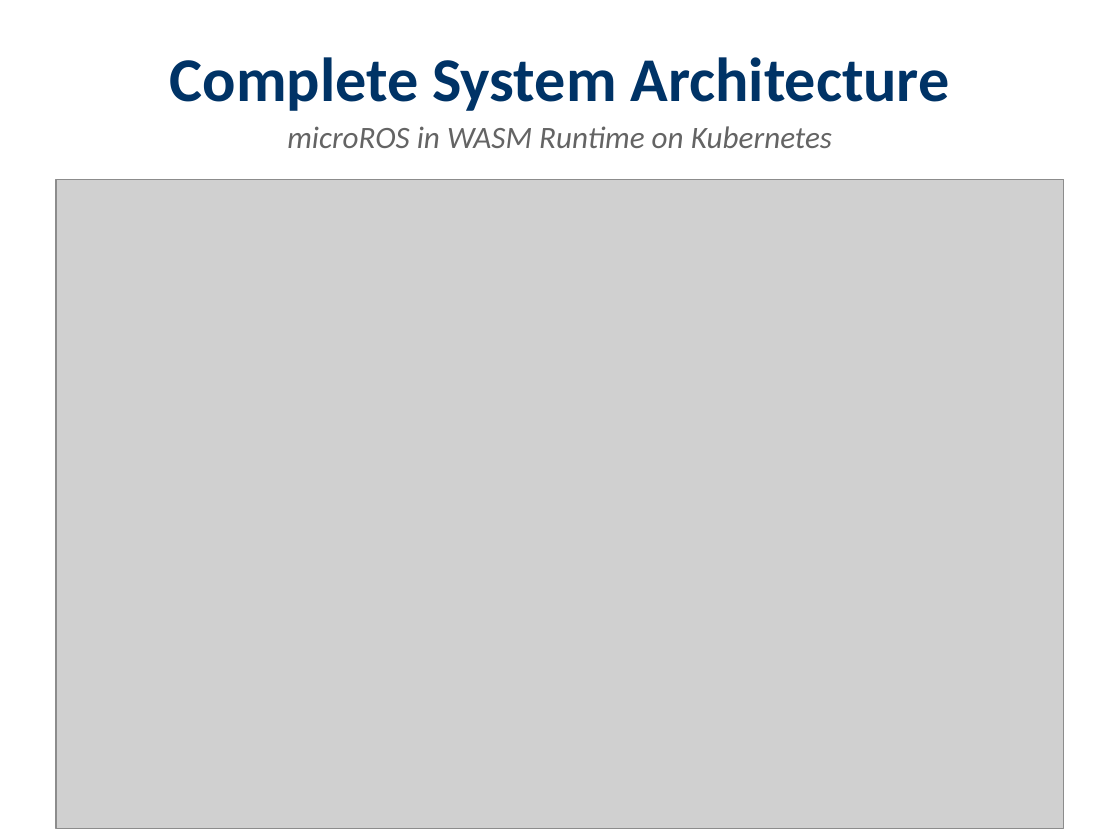
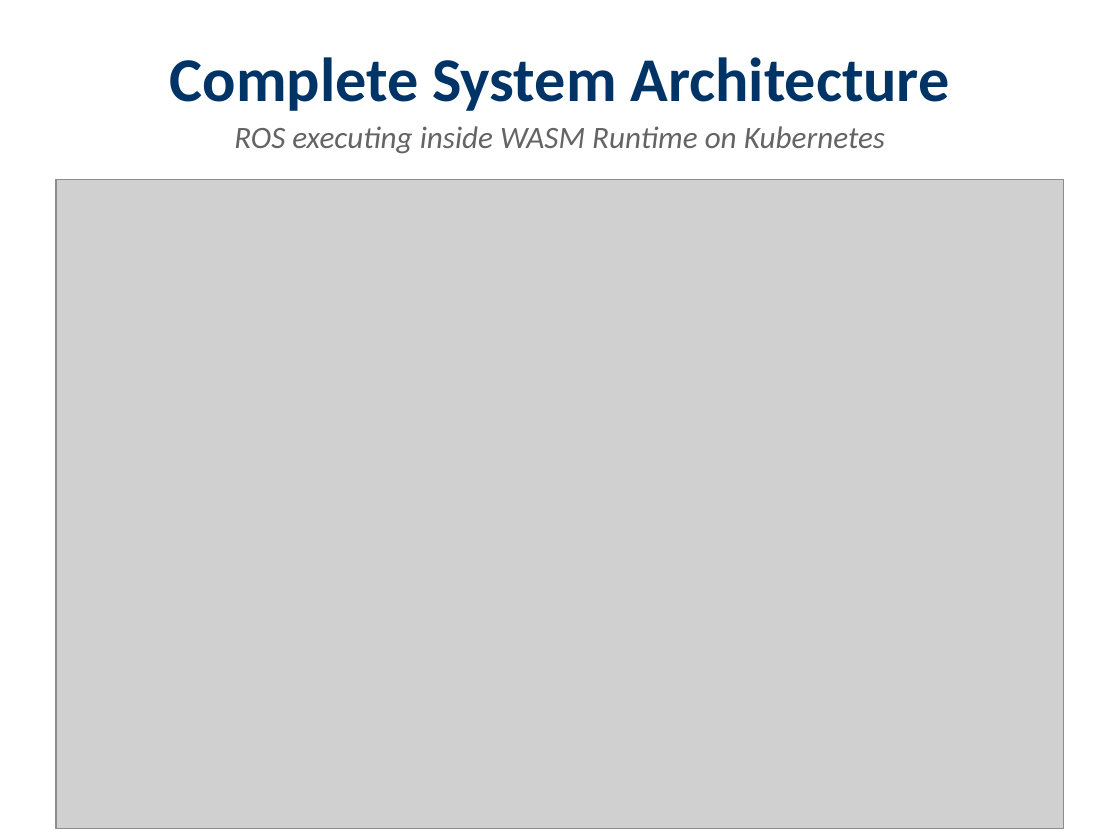
Before and after one commit to lucadagati/ros_wasm_example, a slide deck: slide 2 of microROS_WASM_K8s_Feasibility.pptx (slide 7 before the commit). Drawn at 1120x840 pixels with LibreOffice and Linux fonts; fonts in the diff are those of the drawing; grey boxes stand for pictures. Boxes give left, top, right and bottom in pixels: in the first picture for what was removed or moved away, otherwise in the second. Text is boxed around its words. In the diff, an @@ line names an element or a change of style, - is before the commit and + after.

Commit message:
Final PPTX: All diagrams show ROS executing INSIDE WASM runtime
- Recreated all PlantUML diagrams with explicit ROS-in-WASM labels
- Updated PPTX structure: 7 slides with clear architecture and workflow
- All diagrams emphasize: ROS code compiled to WASM, executed by WASM runtime
- No external ROS process, direct WASM-to-WASM communication
- Complete architecture schema and workflow diagrams included
- All PNG regenerated with updated visualizations

```diff
--- a/microROS_WASM_K8s_Feasibility.pptx
+++ b/microROS_WASM_K8s_Feasibility.pptx
@@ text at [234,126,885,154]: text changed @@
-microROS in WASM Runtime on Kubernetes
+ROS executing inside WASM Runtime on Kubernetes
```
Also in this commit, not shown: 3 other slides changed, 2 slides added, 6 slides removed, 9 other files.
